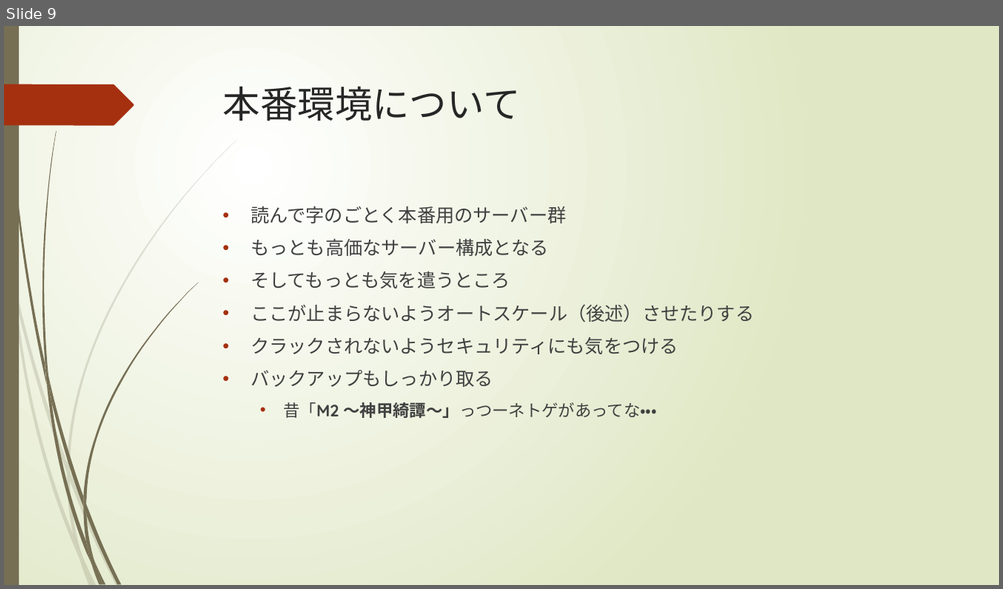
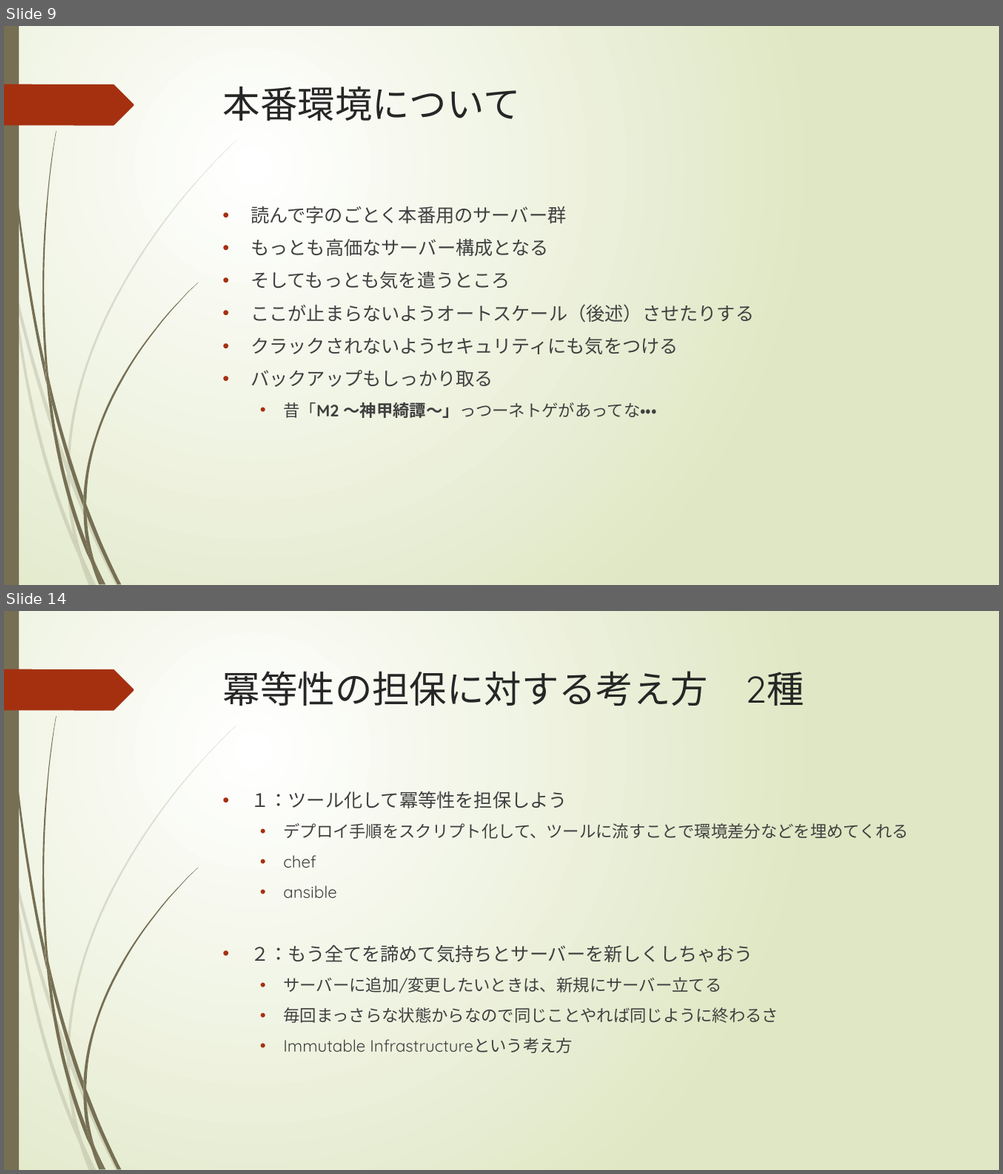
Before and after one commit to gallu/SchoolGameServer, a slide deck: Lessons/lesson9/docs/Lesson9.pptx. Shown one above the other, each under a label of ours: slide 9 before the commit, slides 9 and 14 after it; the slides between them are not shown. The pictures are 1003x589 and 1003x1174 pixels, drawn with LibreOffice and Linux fonts; fonts in the diff are those of the drawing. Boxes give left, top, right and bottom in pixels: in the first picture for what was removed or moved away, otherwise in the second. Text is boxed around its words. In the diff, an @@ line names an element or a change of style, - is before the commit and + after.

```diff
--- a/Lessons/lesson9/docs/Lesson9.pptx
+++ b/Lessons/lesson9/docs/Lesson9.pptx
@@ slide 14 added at (4,611,999,1170), background gradient #FFFFFF to #DFE8C4; not listed: 24 template elements that a slide beside it also shows @@
@@ title added at (223,671,804,706), 36 pt, text #262626 @@
+冪等性の担保に対する考え方 2種
@@ text added at (250,792,908,1054), 16 pt, text #404040 @@
+• １：ツール化して冪等性を担保しよう
+  • デプロイ手順をスクリプト化して、ツールに流すことで環境差分などを埋めてくれる
+  • chef
+  • ansible
+• ２：もう全てを諦めて気持ちとサーバーを新しくしちゃおう
+  • サーバーに追加/変更したいときは、新規にサーバー立てる
+  • 毎回まっさらな状態からなので同じことやれば同じように終わるさ
+  • Immutable Infrastructureという考え方
```
Also in this commit, not shown: 1 slide changed, 8 other slides added.
